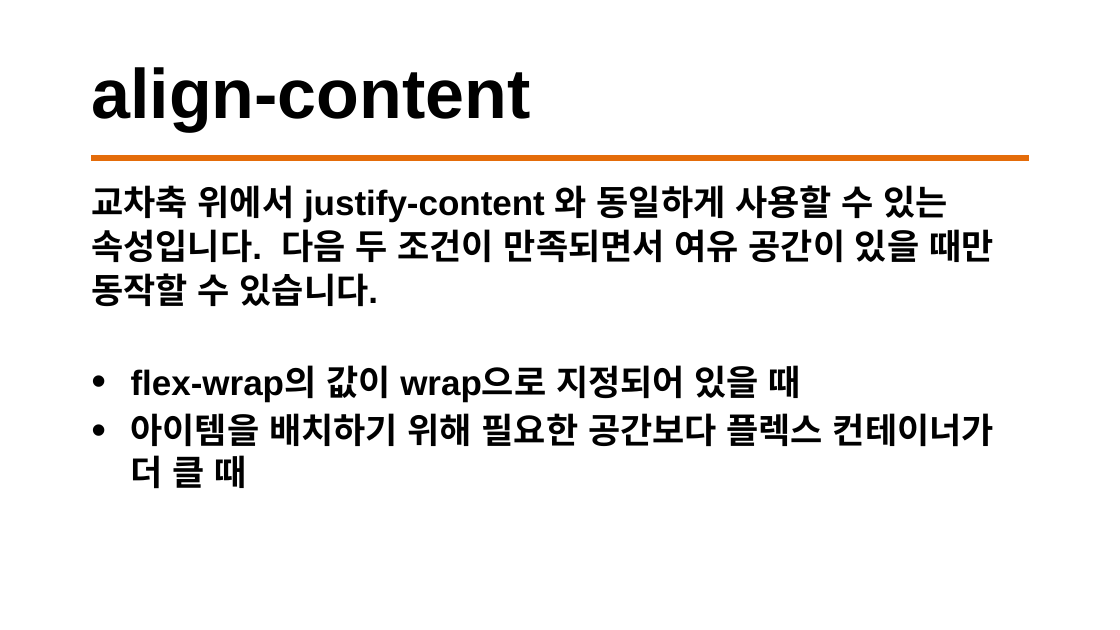
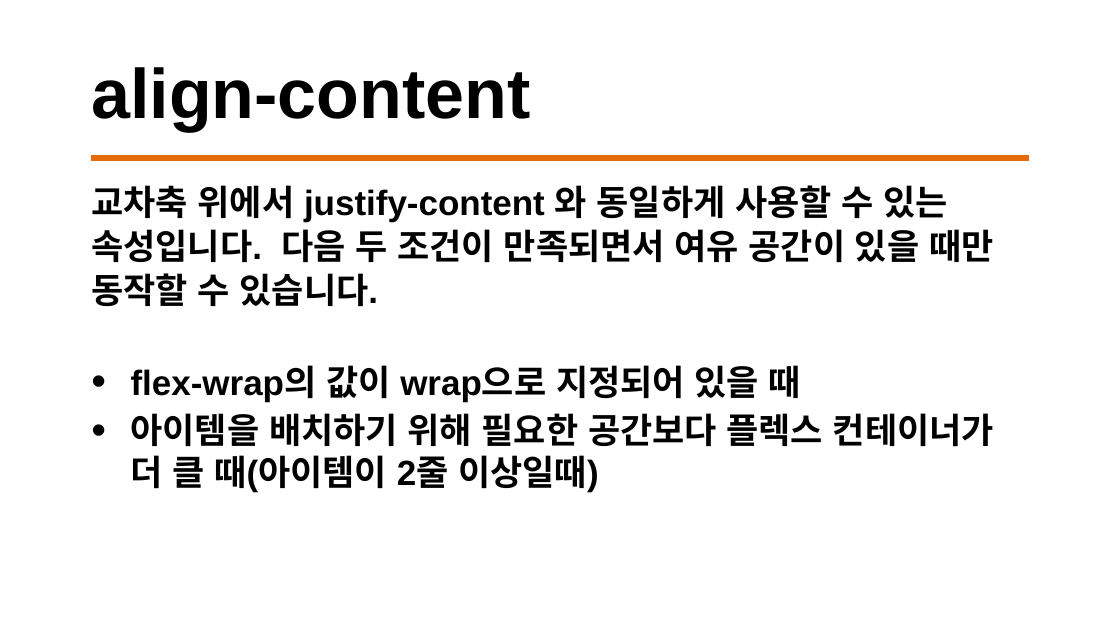
Before and after one commit to Aseon0509/test-repository, a slide deck: slide 12 of 수업자료/7. flex_grid.pptx. Drawn at 1120x630 pixels with LibreOffice and Linux fonts; fonts in the diff are those of the drawing. Boxes give left, top, right and bottom in pixels: in the first picture for what was removed or moved away, otherwise in the second. Text is boxed around its words. In the diff, an @@ line names an element or a change of style, - is before the commit and + after.

```diff
--- a/수업자료/7. flex_grid.pptx
+++ b/수업자료/7. flex_grid.pptx
@@ text at <box>131,413,994,493</box>: text changed @@
-• 아이템을 배치하기 위해 필요한 공간보다 플렉스 컨테이너가 더 클 때
+• 아이템을 배치하기 위해 필요한 공간보다 플렉스 컨테이너가 더 클 때(아이템이 2줄 이상일때)
```
Also in this commit, not shown: 4 other slides changed, 26 other files.
